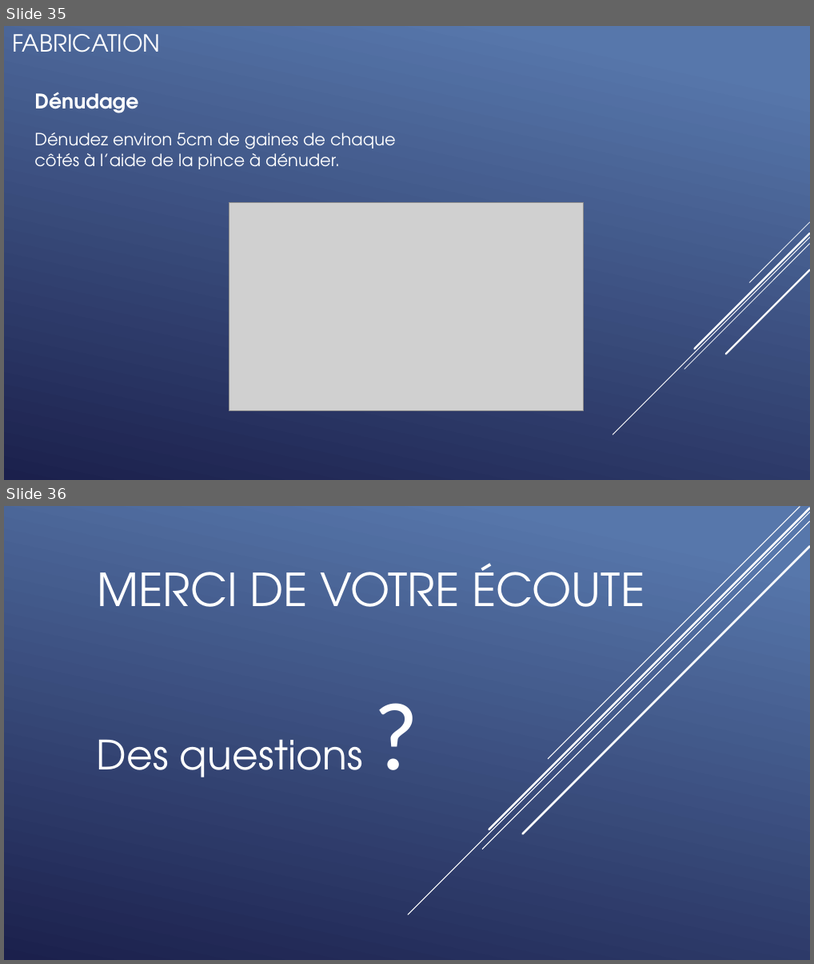
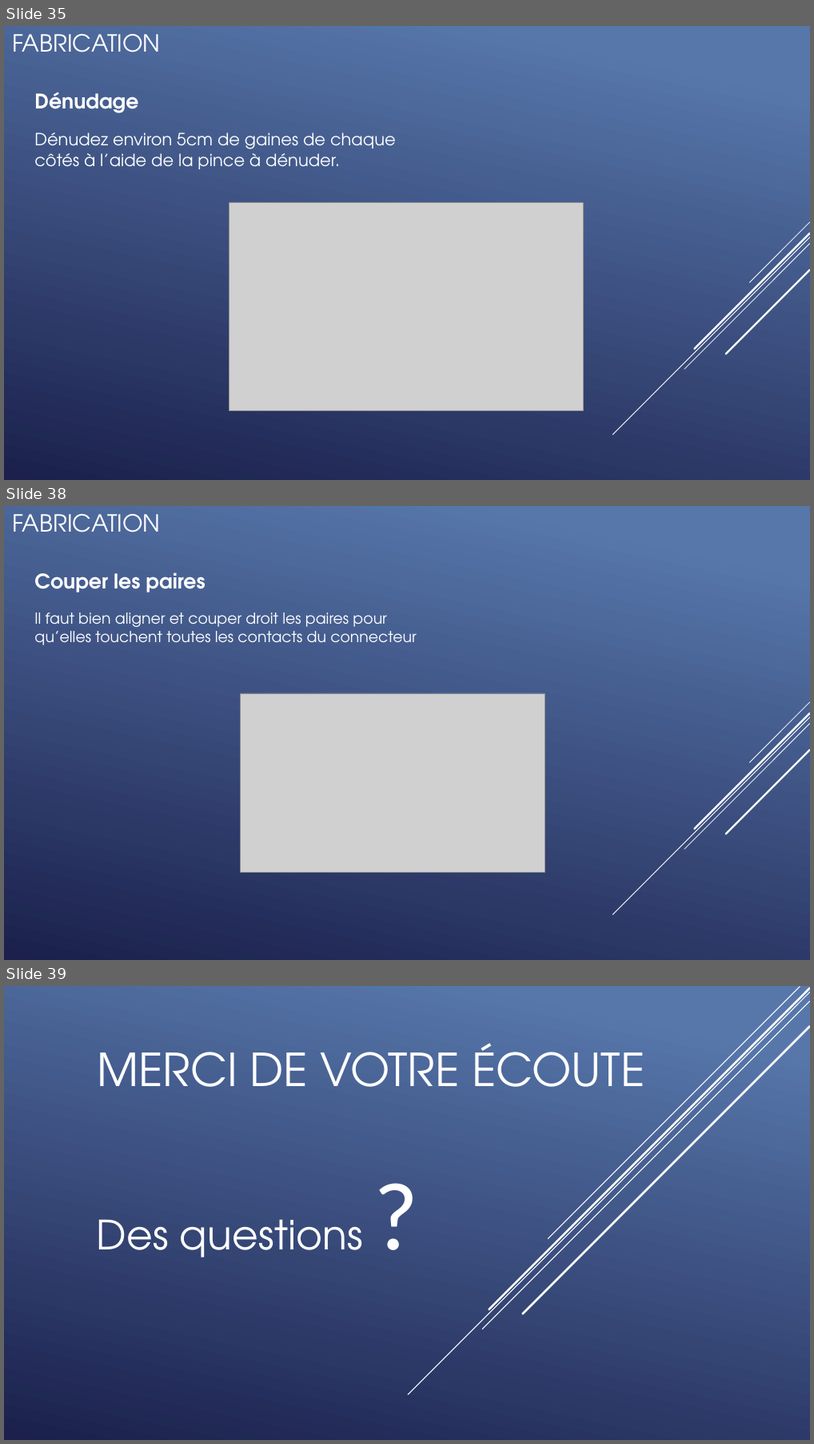
Before and after one commit to QuentinKrg/M214-Ethernet, a slide deck: Module 214 - Fabrication_Ethernet.pptx. Shown one above the other, each under a label of ours: slides 35 and 36 before the commit, slides 35, 38 and 39 after it; the slides between them are not shown. The pictures are 814x964 and 814x1444 pixels, drawn with LibreOffice and Linux fonts; fonts in the diff are those of the drawing; grey boxes stand for pictures. Boxes give left, top, right and bottom in pixels: in the first picture for what was removed or moved away, otherwise in the second. Text is boxed around its words. In the diff, an @@ line names an element or a change of style, - is before the commit and + after.

```diff
--- a/Module 214 - Fabrication_Ethernet.pptx
+++ b/Module 214 - Fabrication_Ethernet.pptx
@@ slide 38 added at (4, 506, 810, 960), background gradient #5877AB to #1C204D; not listed: 5 template elements that a slide beside it also shows @@
@@ title added at (12, 514, 161, 532), 28 pt, text #FFFFFF @@
+FABRICATION
@@ text added at (34, 572, 205, 592), 24 pt, text #FFFFFF, bold @@
+Couper les paires
@@ text added at (34, 612, 417, 645), 18 pt, text #FFFFFF @@
+Il faut bien aligner et couper droit les paires pour qu’elles touchent toutes les contacts du connecteur
@@ picture added at (241, 693, 546, 872) @@
@@ what was slide 36 is now slide 39 @@
```
Also in this commit, not shown: 2 other slides added.
